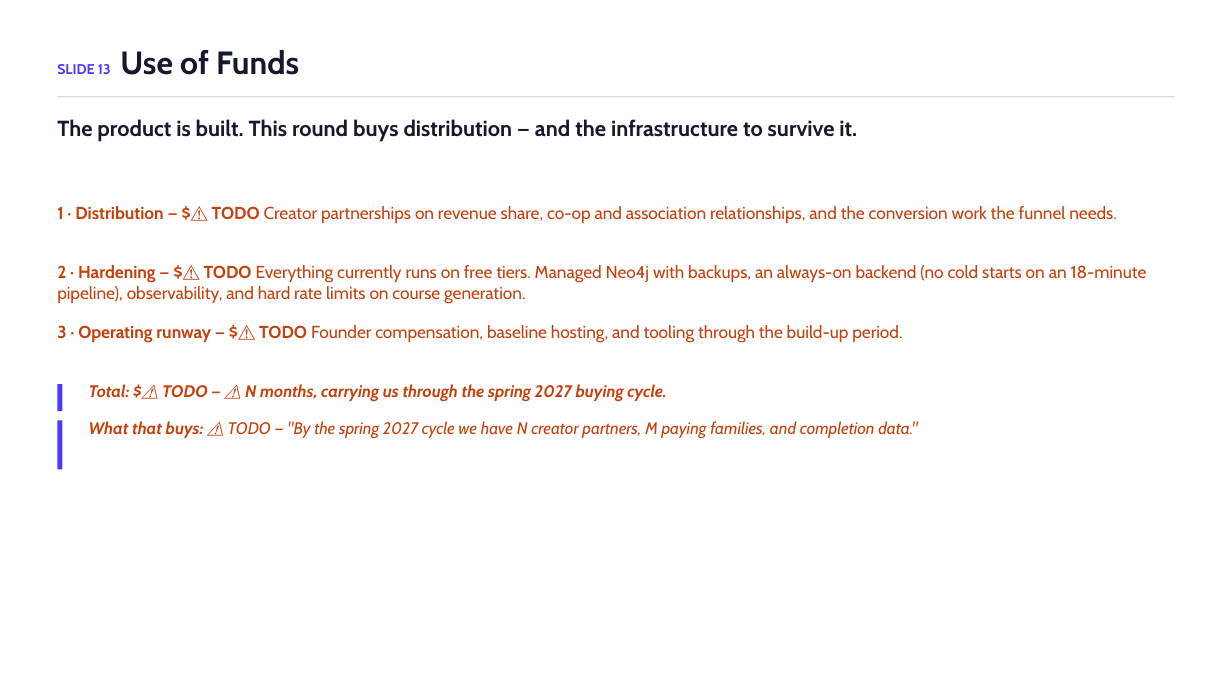
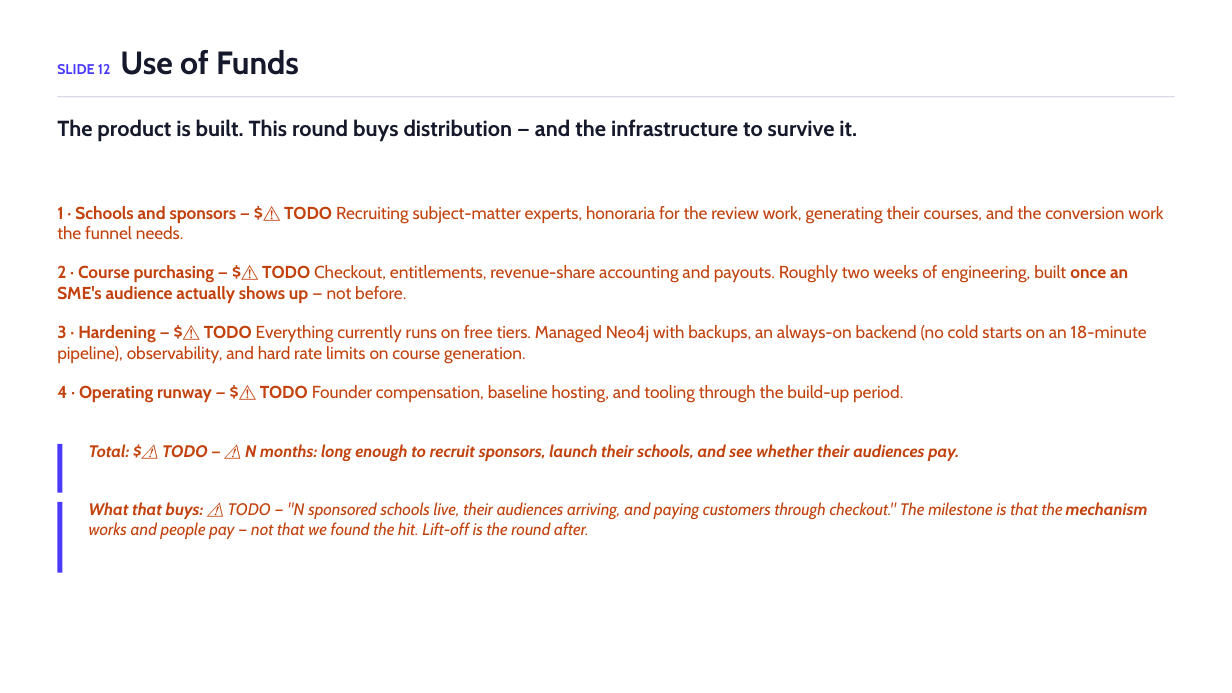
Before and after one commit to ChuckIrvine/qlaudia, a slide deck: slide 12 of pitch_deck/qlaudia_pitch_deck.pptx (slide 13 before the commit). Drawn at 1232x693 pixels with LibreOffice and Linux fonts; fonts in the diff are those of the drawing. Boxes give left, top, right and bottom in pixels: in the first picture for what was removed or moved away, otherwise in the second. Text is boxed around its words. In the diff, an @@ line names an element or a change of style, - is before the commit and + after.

```diff
--- a/pitch_deck/qlaudia_pitch_deck.pptx
+++ b/pitch_deck/qlaudia_pitch_deck.pptx
@@ text at bbox=[57, 50, 299, 75]: text changed @@
-SLIDE 13 Use of Funds
+SLIDE 12 Use of Funds
@@ text at bbox=[57, 206, 1163, 240]: text changed @@
-1 · Distribution — $⚠️ TODO Creator partnerships on revenue share, co-op and association relationships, and the conversion work the funnel needs.
+1 · Schools and sponsors — $⚠️ TODO Recruiting subject-matter experts, honoraria for the review work, generating their courses, and the conversion work the funnel needs.
@@ text added at bbox=[57, 265, 1128, 304], 13.5 pt, text #C2410C @@
+2 · Course purchasing — $⚠️ TODO Checkout, entitlements, revenue-share accounting and payouts. Roughly two weeks of engineering, built once an SME's audience actually shows up — not before.
@@ text at bbox=[57, 325, 1147, 364]: text changed @@
-2 · Hardening — $⚠️ TODO Everything currently runs on free tiers. Managed Neo4j with backups, an always-on backend (no cold starts on an 18-minute pipeline), observability, and hard rate limits on course generation.
+3 · Hardening — $⚠️ TODO Everything currently runs on free tiers. Managed Neo4j with backups, an always-on backend (no cold starts on an 18-minute pipeline), observability, and hard rate limits on course generation.
@@ text at bbox=[57, 385, 903, 403]: text changed @@
-3 · Operating runway — $⚠️ TODO Founder compensation, baseline hosting, and tooling through the build-up period.
+4 · Operating runway — $⚠️ TODO Founder compensation, baseline hosting, and tooling through the build-up period.
@@ rectangle removed at bbox=[57, 384, 63, 411] @@
@@ text removed at bbox=[89, 384, 666, 401] @@
-Total: $⚠️ TODO — ⚠️ N months, carrying us through the spring 2027 buying cycle.
@@ rectangle: place and size @@
-rectangle at bbox=[57, 421, 63, 470]
+rectangle at bbox=[57, 444, 63, 493]
@@ text removed at bbox=[89, 421, 918, 438] @@
-What that buys: ⚠️ TODO — "By the spring 2027 cycle we have N creator partners, M paying families, and completion data."
@@ text added at bbox=[89, 444, 959, 461], 13 pt, text #C2410C, bold, italic @@
+Total: $⚠️ TODO — ⚠️ N months: long enough to recruit sponsors, launch their schools, and see whether their audiences pay.
@@ rectangle added at bbox=[57, 502, 63, 572], fill #4A3AFF @@
@@ text added at bbox=[89, 502, 1148, 539], 13 pt, text #C2410C, italic @@
+What that buys: ⚠️ TODO — "N sponsored schools live, their audiences arriving, and paying customers through checkout." The milestone is that the mechanism works and people pay — not that we found the hit. Lift-off is the round after.
```
Also in this commit, not shown: 8 other slides changed, 5 slides added, 6 slides removed, 2 other files.
